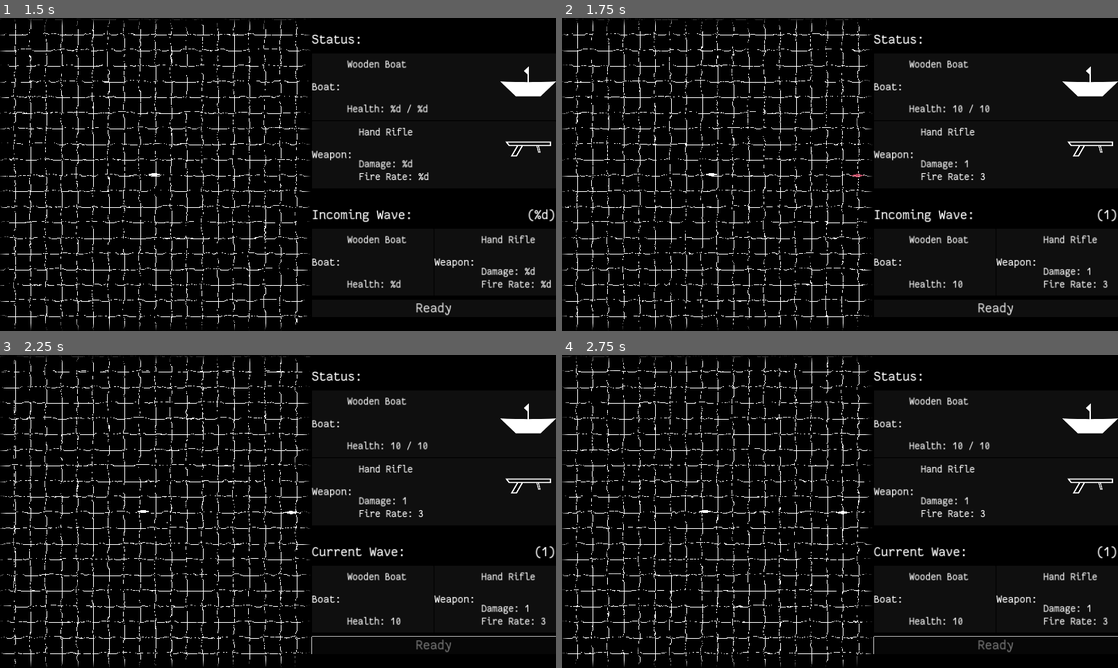
Above: before the commit, frames 1-4 (two rows, left to right).
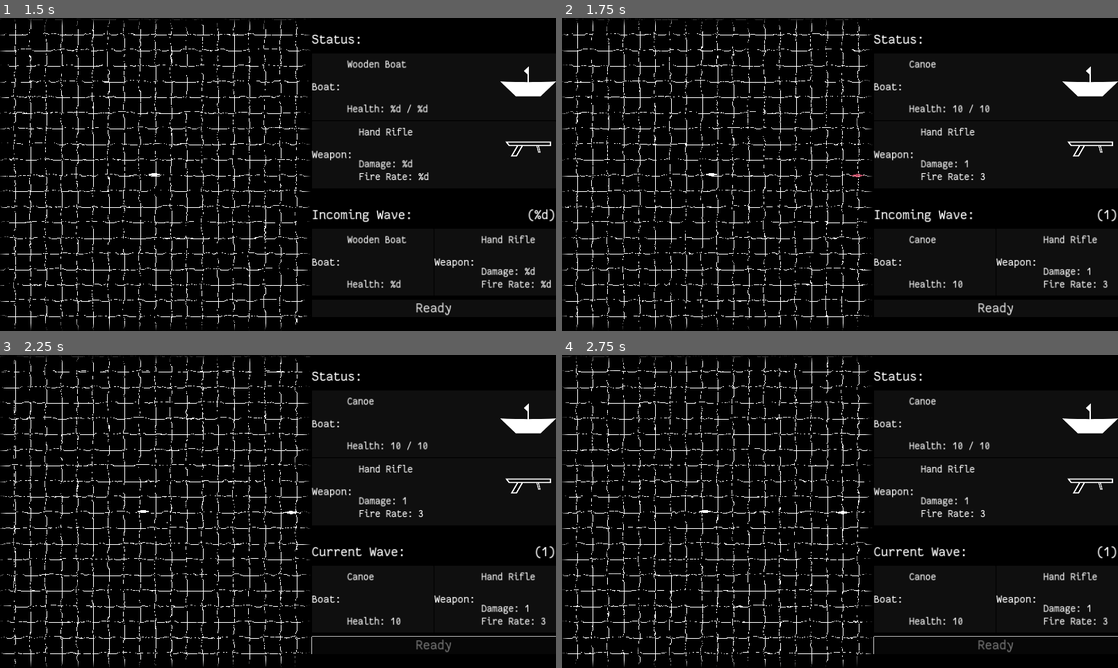
Above: after the commit, the same moments.

Repository: wdfeer/seabattle
Game: Godot game, scene res://src/splash.tscn
Two runs of this game, one before a commit and one after it. Both use one fixed random seed, a clock stepped at 60 frames per second and the inputs below.
Inputs (mouse positions are in pixels of both pictures, inside the frame that each line leads up to):
- Up to frame 1 (1.5 s): move the mouse to (400, 158) at 0.52 s; press the mouse at (400, 158) at 0.53 s; hold D (right) 0.53-1.28 s; move the mouse to (166, 190) at 1.27 s; release the mouse at (166, 190) at 1.28 s; hold S (down) from 1.28 s (still down); click (166, 190) at 1.35 s
- Up to frame 2 (1.75 s): keep holding S (down)
- Up to frame 3 (2.25 s): release S (down) at 2 s; click "Ready" at 2 s
- Up to frame 4 (2.75 s): no input

Frame 1 is identical in both runs. In frame 2, 0.2% of the frame differs, in the area x 62-74%, y 13-72%; in frame 3, 0.2%; in frame 4, 0.2%.

Commit message:
Refactor

Diff:
--- a/src/boats/boat.gd
+++ b/src/boats/boat.gd
@@ -2,7 +2,6 @@
 extends CharacterBody2D
 
 @export var team: Boat.Team
-@export var max_hp: float = 10
 @export var proj_damage: float = 1
 @export var fire_rate: float = 3
 @export var proj_velocity: float = 600
@@ -11,7 +10,7 @@
 @onready var body: BoatBody = $Body
 @onready var shooter: BoatShooter = $Shooter
 
-var hp: float = max_hp
+@onready var hp: float = body.max_hp
 
 func hittable() -> bool:
 	return Waves.wave_state == Waves.WaveState.Ongoing
@@ -32,10 +31,10 @@
 	if abs(angle_diff) > 0.01:  # Small threshold to avoid jittering
 		steer(sign(angle_diff), delta)
 
-	sail_forward(delta)
+	sail_forward(1)
 
-func sail_forward(delta: float):
-	velocity = Vector2.from_angle(rotation) * body.speed * delta
+func sail_forward(mult: float):
+	velocity = Vector2.from_angle(rotation) * body.speed * mult
 	move_and_slide()
 
 
--- a/src/boats/boat_body.gd
+++ b/src/boats/boat_body.gd
@@ -1,5 +1,7 @@
 class_name BoatBody
 extends CollisionPolygon2D
 
-@export var speed: float = 6e3
+@export var boat_name: String
+@export var max_hp: float = 10
+@export var speed: float = 100
 @export var turn_speed: float = PI / 1.0
--- a/src/boats/wooden_body.tscn
+++ b/src/boats/bodies/canoe.tscn
@@ -1,11 +1,12 @@
 [gd_scene load_steps=2 format=3 uid="uid://dvvjnk5q5r34x"]
 
-[ext_resource type="Script" path="res://src/boats/boat_body.gd" id="1_2q1ph"]
+[ext_resource type="Script" path="res://src/boats/boat_body.gd" id="1_82mxb"]
 
-[node name="WoodenBody" type="CollisionPolygon2D"]
+[node name="Canoe" type="CollisionPolygon2D"]
 rotation = 1.5708
 polygon = PackedVector2Array(0, -32, 8, 0, 0, 32, -8, 0)
-script = ExtResource("1_2q1ph")
+script = ExtResource("1_82mxb")
+boat_name = "Canoe"
 
 [node name="Polygon2D" type="Polygon2D" parent="."]
 polygon = PackedVector2Array(0, -32, 8, 0, 0, 32, -8, 0)
--- a/src/boats/enemy_boat.tscn
+++ b/src/boats/enemy_boat.tscn
@@ -1,7 +1,7 @@
 [gd_scene load_steps=4 format=3 uid="uid://cgvugn245jda7"]
 
 [ext_resource type="PackedScene" uid="uid://xa5r41gqqm44" path="res://src/boats/boat.tscn" id="1_3b4u3"]
-[ext_resource type="PackedScene" uid="uid://dvvjnk5q5r34x" path="res://src/boats/wooden_body.tscn" id="2_46dti"]
+[ext_resource type="PackedScene" uid="uid://dvvjnk5q5r34x" path="res://src/boats/bodies/canoe.tscn" id="2_46dti"]
 [ext_resource type="Script" path="res://src/boats/enemy_controller.gd" id="3_6xbcp"]
 
 [node name="EnemyBoat" node_paths=PackedStringArray("controller") instance=ExtResource("1_3b4u3")]
--- a/src/boats/player_boat.tscn
+++ b/src/boats/player_boat.tscn
@@ -2,7 +2,7 @@
 
 [ext_resource type="PackedScene" uid="uid://xa5r41gqqm44" path="res://src/boats/boat.tscn" id="1_bfv74"]
 [ext_resource type="Script" path="res://src/boats/player_controller.gd" id="2_repl2"]
-[ext_resource type="PackedScene" uid="uid://dvvjnk5q5r34x" path="res://src/boats/wooden_body.tscn" id="3_4i1td"]
+[ext_resource type="PackedScene" uid="uid://dvvjnk5q5r34x" path="res://src/boats/bodies/canoe.tscn" id="3_4i1td"]
 
 [node name="PlayerBoat" node_paths=PackedStringArray("controller") instance=ExtResource("1_bfv74")]
 controller = NodePath("PlayerController")
--- a/src/boats/player_controller.gd
+++ b/src/boats/player_controller.gd
@@ -23,7 +23,7 @@
 			var v_ang = Input.get_axis("left", "right")
 			boat.steer(v_ang, delta)
 			var v_parallel = Input.get_axis("down", "up")
-			boat.sail_forward(delta * v_parallel)
+			boat.sail_forward(v_parallel)
 
 func process_shooting(_delta: float):
 	if Input.is_action_pressed("shoot") and boat.shooter.can_shoot():
--- a/src/game.tscn
+++ b/src/game.tscn
@@ -95,10 +95,11 @@
 custom_minimum_size = Vector2(0, 20)
 layout_mode = 2
 
-[node name="PlayerInfo" type="VBoxContainer" parent="UI" node_paths=PackedStringArray("title", "hp_label", "dmg_label", "fire_rate_label")]
+[node name="PlayerInfo" type="VBoxContainer" parent="UI" node_paths=PackedStringArray("title", "boat_label", "hp_label", "dmg_label", "fire_rate_label")]
 layout_mode = 2
 script = ExtResource("5_d67vo")
 title = NodePath("../PlayerLabel")
+boat_label = NodePath("BoatInfo/HBoxContainer/HBoxContainer1/HBoxContainer/VBoxContainer/VBoxContainer1/BoatName")
 hp_label = NodePath("BoatInfo/HBoxContainer/HBoxContainer1/HBoxContainer/VBoxContainer/VBoxContainer2/HpLabel")
 dmg_label = NodePath("WeaponInfo/HBoxContainer2/HBoxContainer1/HBoxContainer/VBoxContainer/VBoxContainer2/DmgLabel")
 fire_rate_label = NodePath("WeaponInfo/HBoxContainer2/HBoxContainer1/HBoxContainer/VBoxContainer/VBoxContainer2/FireRateLabel")
@@ -255,12 +256,13 @@
 custom_minimum_size = Vector2(0, 20)
 layout_mode = 2
 
-[node name="WaveInfo" type="VBoxContainer" parent="UI" node_paths=PackedStringArray("title", "wave_counter", "ready_button", "hp_label", "dmg_label", "fire_rate_label")]
+[node name="WaveInfo" type="VBoxContainer" parent="UI" node_paths=PackedStringArray("title", "wave_counter", "ready_button", "boat_label", "hp_label", "dmg_label", "fire_rate_label")]
 layout_mode = 2
 script = ExtResource("13_ipohm")
 title = NodePath("../HBoxContainer/WaveTitle")
 wave_counter = NodePath("../HBoxContainer/WaveCounter")
 ready_button = NodePath("ReadyButton")
+boat_label = NodePath("HBoxContainer/BoatInfo/HBoxContainer/VBoxContainer/VBoxContainer1/BoatName")
 hp_label = NodePath("HBoxContainer/BoatInfo/HBoxContainer/VBoxContainer/VBoxContainer2/HpLabel")
 dmg_label = NodePath("HBoxContainer/WeaponInfo/HBoxContainer/VBoxContainer/VBoxContainer2/DmgLabel")
 fire_rate_label = NodePath("HBoxContainer/WeaponInfo/HBoxContainer/VBoxContainer/VBoxContainer2/FireRateLabel")
--- a/src/ui/player_info.gd
+++ b/src/ui/player_info.gd
@@ -2,6 +2,7 @@
 
 @export var title: Label
 @onready var title_text = title.text
+@export var boat_label: Label
 @export var hp_label: Label
 @onready var hp_text = hp_label.text
 @export var dmg_label: Label
@@ -17,7 +18,8 @@
 		hp_label.text = hp_text % [0, last_player_max_hp]
 		title.text = title_text + " DEAD"
 	else:
-		last_player_max_hp = player.max_hp
-		hp_label.text = hp_text % [player.hp, player.max_hp]
+		last_player_max_hp = player.body.max_hp
+		boat_label.text = player.body.boat_name
+		hp_label.text = hp_text % [player.hp, player.body.max_hp]
 		dmg_label.text = dmg_text % player.proj_damage
 		fire_rate_label.text = fire_rate_text % player.fire_rate
--- a/src/ui/wave_info.gd
+++ b/src/ui/wave_info.gd
@@ -5,6 +5,7 @@
 @onready var wave_counter_text = wave_counter.text
 @export var ready_button: Button
 
+@export var boat_label: Label
 @export var hp_label: Label
 @onready var hp_text = hp_label.text
 @export var dmg_label: Label
@@ -25,6 +26,7 @@
 	var enemies = Waves.get_enemies()
 	if !enemies.is_empty():
 		var enemy: Boat = enemies[0]
+		boat_label.text = enemy.body.boat_name
 		hp_label.text = hp_text % enemy.hp
 		dmg_label.text = dmg_text % enemy.proj_damage
 		fire_rate_label.text = fire_rate_text % enemy.fire_rate
